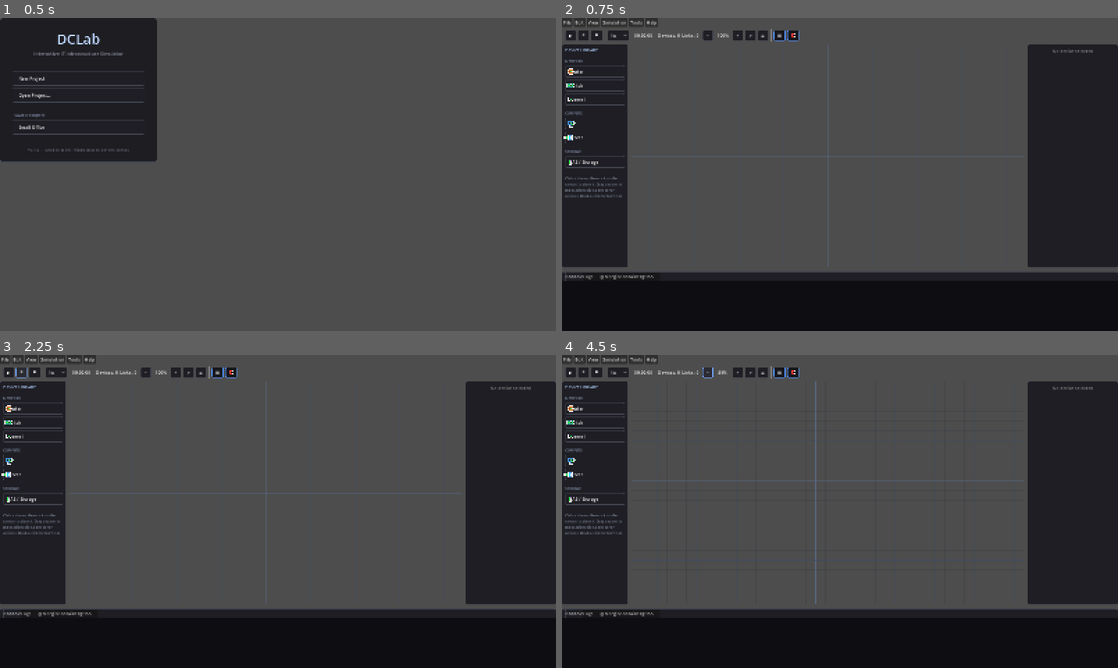
Above: before the commit, frames 1-4 (two rows, left to right).
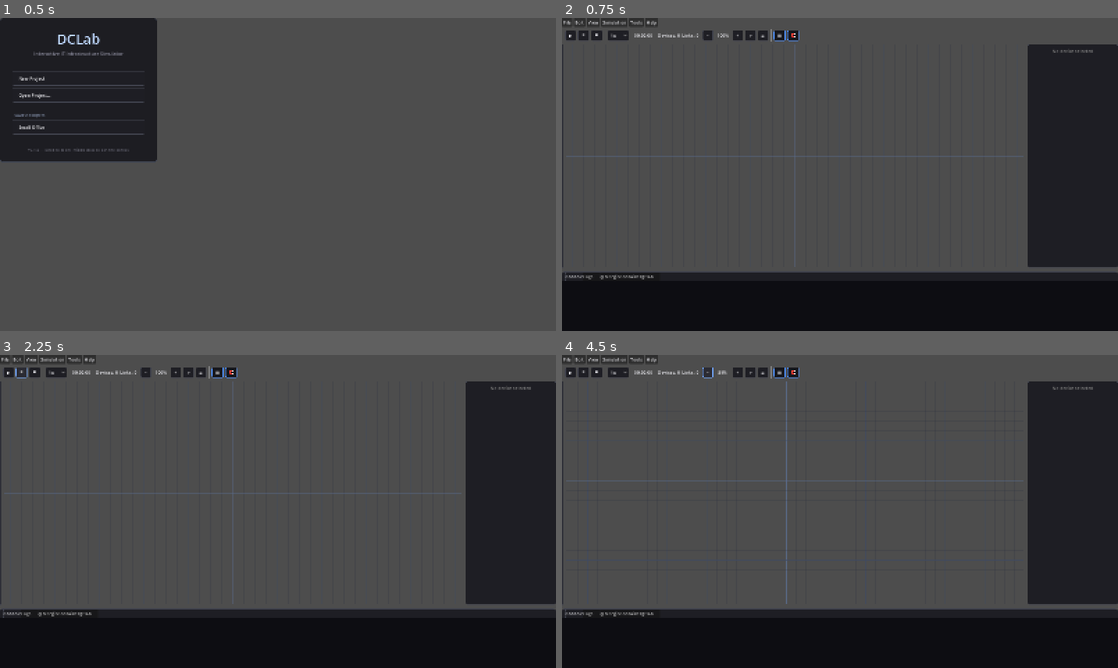
Above: after the commit, the same moments.

Repository: skye7x/DCLab
Game: Godot game, scene res://scenes/main.tscn
The game is run twice, just before and just after one commit, with the same random seed, the same clock (stepped at 60 frames per second) and the same inputs.
Inputs:
- Up to frame 1 (0.5 s): no input
- Up to frame 2 (0.75 s): click "New Project" at 0.5 s
- Up to frame 3 (2.25 s): click "▶" at 1.25 s; click "⏸" at 2 s
- Up to frame 4 (4.5 s): click "⏹" at 2.75 s; click "1x" at 3.5 s; click "−" at 4.25 s

Frame 1 is identical in both runs. In frame 2, 8.1% of the frame differs, in the area x 0-48%, y 8-84%; in frame 3, 8.1%; in frame 4, 8.0%.
Error after the commit: Parse Error: Identifier "_pressed" not declared in the current scope. (res://scenes/panels/toolbox.gd:56)

Commit message:
Update toolbox palette buttons

Diff:
--- a/scenes/panels/toolbox.gd
+++ b/scenes/panels/toolbox.gd
@@ -9,22 +9,74 @@
 	"STORAGE": ["storage"],
 }
 
-class PaletteButton extends Button:
+class PaletteButton extends Control:
 	var device_type: String = ""
 	var icon_color: Color = Color.WHITE
+	var _pressed: bool = false
+	var _hovered: bool = false
+	signal pressed
 
 	func _init(p_type: String) -> void:
 		device_type = p_type
 		var def = DeviceFactory.TYPE_DEFS.get(p_type, {})
-		text = str(def.get("label", p_type))
 		icon_color = def.get("color", Color.WHITE)
-		alignment = HORIZONTAL_ALIGNMENT_LEFT
-		custom_minimum_size = Vector2(0, 34)
-		tooltip_text = "Click, then click on the canvas to place a " + text
+		custom_minimum_size = Vector2(0, 40)
+		mouse_filter = Control.MOUSE_FILTER_PASS
 
-	func _draw() -> void:
-		var icon_rect = Rect2(6, (size.y - 20.0) / 2.0, 20, 20)
-		DevicePictograms.draw_device(self, device_type, icon_rect, icon_color, true)
+		var hbox = HBoxContainer.new()
+		hbox.add_theme_constant_override("separation", 10)
+		hbox.size_flags_horizontal = Control.SIZE_EXPAND_FILL
+		hbox.size_flags_vertical = Control.SIZE_EXPAND_FILL
+		add_child(hbox)
+
+		var icon = Control.new()
+		icon.custom_minimum_size = Vector2(28, 28)
+		icon.size_flags_horizontal = Control.SIZE_SHRINK_CENTER
+		icon.size_flags_vertical = Control.SIZE_SHRINK_CENTER
+		icon._draw = _draw_icon.bind(device_type, icon_color)
+		hbox.add_child(icon)
+
+		var lbl = Label.new()
+		lbl.text = str(def.get("label", p_type))
+		lbl.horizontal_alignment = HORIZONTAL_ALIGNMENT_LEFT
+		lbl.vertical_alignment = VERTICAL_ALIGNMENT_CENTER
+		lbl.add_theme_font_size_override("font_size", 13)
+		lbl.add_theme_color_override("font_color", Color(0.9, 0.92, 0.95))
+		lbl.size_flags_horizontal = Control.SIZE_EXPAND_FILL
+		lbl.size_flags_vertical = Control.SIZE_SHRINK_CENTER
+		hbox.add_child(lbl)
+
+func _draw_icon(device_type: String, icon_color: Color, canvas: CanvasItem) -> void:
+	var rect = Rect2(4, 4, 20, 20)
+	DevicePictograms.draw_device(canvas, device_type, rect, icon_color, true)
+
+func _gui_input(event: InputEvent) -> void:
+	if event is InputEventMouseButton and event.button_index == MOUSE_BUTTON_LEFT:
+		if event.pressed:
+			_pressed = true
+			update()
+		elif _pressed:
+			_pressed = false
+			update()
+			pressed.emit()
+
+func _notification(what: int) -> void:
+	if what == NOTIFICATION_MOUSE_ENTER:
+		_hovered = true
+		update()
+	elif what == NOTIFICATION_MOUSE_EXIT:
+		_hovered = false
+		_pressed = false
+		update()
+
+func _draw() -> void:
+	var bg_color = Color(0.15, 0.15, 0.18, 0.9)
+	if _pressed:
+		bg_color = Color(0.3, 0.5, 0.8, 0.3)
+	elif _hovered:
+		bg_color = Color(0.25, 0.25, 0.3, 0.9)
+	draw_rect(Rect2(Vector2.ZERO, size), bg_color, true)
+	draw_rect(Rect2(Vector2.ZERO, size), Color(0.25, 0.28, 0.35, 0.6), false, 1.0)
 
 func _ready() -> void:
 	custom_minimum_size.x = 190
